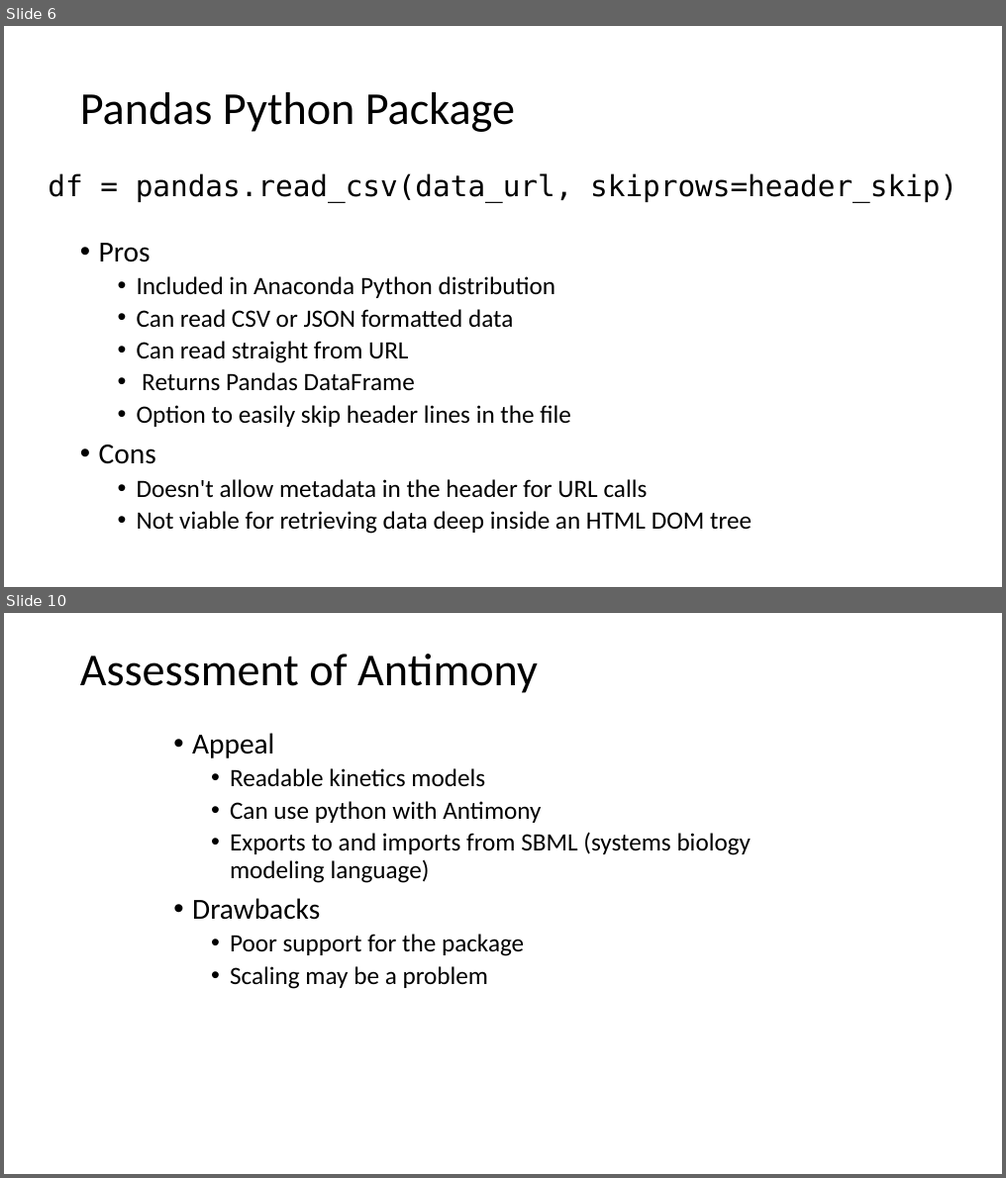
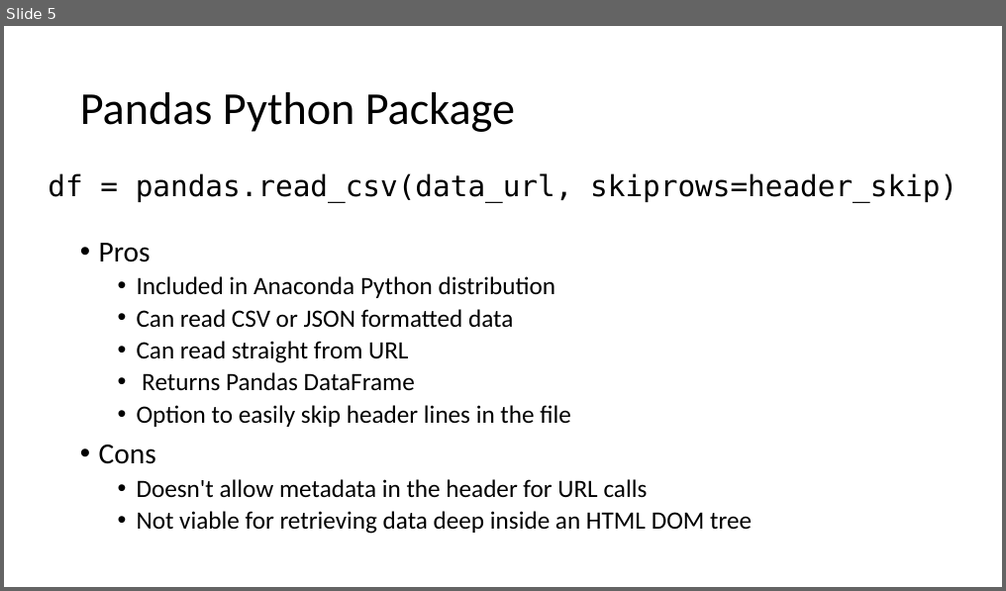
Before and after one commit to toddschultz/DegreesOfClimateChange, a slide deck: doc/design/TechnologyReview.pptx. Shown one above the other, each under a label of ours: slides 6 and 10 before the commit, slide 5 after it; the slides between them are not shown. The pictures are 1006x1178 and 1006x591 pixels, drawn with LibreOffice and Linux fonts; fonts in the diff are those of the drawing. Boxes give left, top, right and bottom in pixels: in the first picture for what was removed or moved away, otherwise in the second. Text is boxed around its words. In the diff, an @@ line names an element or a change of style, - is before the commit and + after.

```diff
--- a/doc/design/TechnologyReview.pptx
+++ b/doc/design/TechnologyReview.pptx
@@ slide 10 removed at (4,613,1002,1174), background #FFFFFF @@
@@ title removed at (80,654,538,693) @@
-Assessment of Antimony
@@ text removed at (192,733,751,989) @@
-• Appeal
-  • Readable kinetics models
-  • Can use python with Antimony
-  • Exports to and imports from SBML (systems biology modeling language)
-• Drawbacks
-  • Poor support for the package
-  • Scaling may be a problem
@@ what was slide 6 is now slide 5 @@
```
Also in this commit, not shown: 2 slides added, 3 other slides removed.
